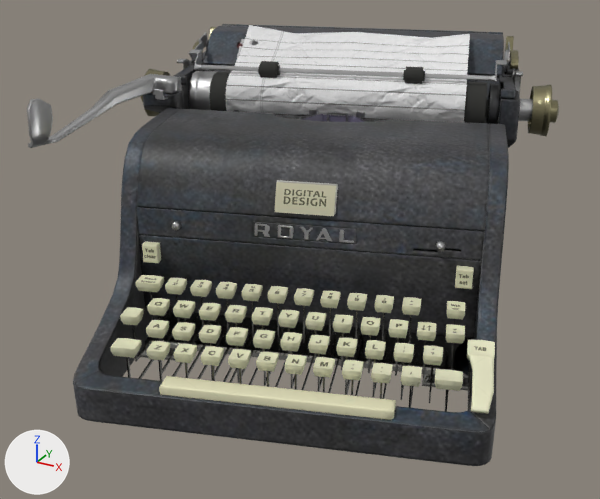
The glTF model public/typewriters/typewriter.gltf: old version first, new version second.
One viewpoint serves both versions: a 50 mm lens placed at (0.703, -1.401, 0.801), pointed at (-0.011, -0.102, 0.151). The axes (+X, +Y, +Z) are drawn at lower left. The lights are the same throughout.

The scene before the commit, as lines of its bpy script (objects in view):
```python
me_logo_royal_typewriter_label_0 = bpy.data.meshes.new('Logo_Royal_typewriter_Label_0')
me_logo_royal_typewriter_label_0.from_pydata(...)  # 40 vertices, 54 faces; spans x -2.17..2.17, y -1.0..1.0, z -0.42..0.42
me_logo_royal_typewriter_label_0.materials.append(mat_royal_typewriter_label)  # picture img_royal_typewriter_label_basecolor
me_neri_royal_typewriter_paper_0 = bpy.data.meshes.new('Neri_Royal_typewriter_Paper_0')
me_neri_royal_typewriter_paper_0.from_pydata(...)  # 133 vertices, 216 faces; spans x -10.1..10.9, y -22.1..-14.7, z 4.0..13.3
me_neri_royal_typewriter_paper_0.materials.append(mat_royal_typewriter_paper)
ob_logo_royal_typewriter_label_0 = bpy.data.objects.new('Logo_Royal_typewriter_Label_0', me_logo_royal_typewriter_label_0)
ob_logo_royal_typewriter_label_0.parent = ob_logo
ob_logo_royal_typewriter_label_0.location = (0.0, 0.0, -0.317)
ob_neri_royal_typewriter_paper_0 = bpy.data.objects.new('Neri_Royal_typewriter_Paper_0', me_neri_royal_typewriter_paper_0)
ob_neri_royal_typewriter_paper_0.parent = ob_neri
ob_neri_royal_typewriter_paper_0.location = (0.0, -0.184, -0.366)
ob_sketchfab_model = bpy.data.objects.new('Sketchfab_model', None)
ob_sketchfab_model.location = (0.0, 0.0, 0.0)
ob_sketchfab_model.rotation_euler = (-1.571, 0.0, 0.314)  # degrees (-90, 0, 18)
ob_sketchfab_model.scale = (0.0231, 0.0231, 0.0231)
# also in view: 'Neri_Royal_typewriter_Buttons_0' at (0.135, -0.36, 0.149); 'Bodymy01_17 - Default_0' at (0.003, -0.041, 0.261); 'Neri_Royal_typewriter_Metal_black_0' at (0.012, -0.066, 0.188); 'Neri_Royal_typewriter_Plastic_0' at (-0.044, 0.188, 0.352); 'Neri_Royal_typewriter_Rubber_0' at (-0.024, 0.137, 0.404)
```
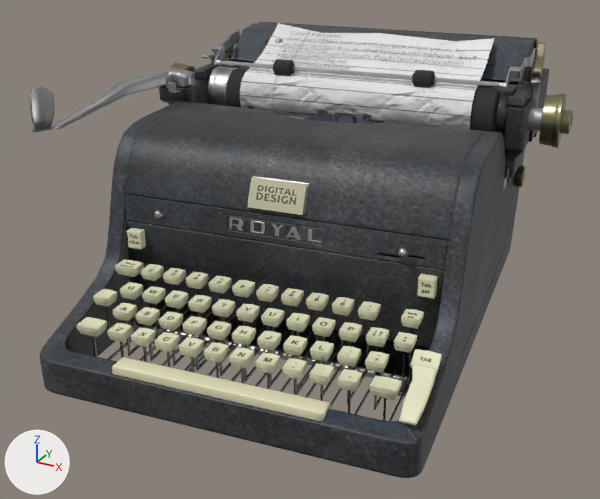
ob_sketchfab_model is not drawn itself; it is the parent of ob_typewriter_fbx.

Changed parts and their boxes [x1, y1, x2, y2] in the pictures (600 x 499 px):
'Bodymy01_17 - Default_0', turned
    before: [73, 24, 520, 466]
    after: [39, 22, 549, 478]
'Neri_Royal_typewriter_Buttons_0', turned
    before: [110, 242, 495, 420]
    after: [77, 228, 442, 426]
'Neri_Royal_typewriter_Paper_0', turned
    before: [226, 25, 470, 122]
    after: [240, 23, 495, 130]
'Neri_Royal_typewriter_Metal_black_0', turned
    before: [126, 292, 472, 412]
    after: [92, 276, 430, 421]
'Neri_Metal_Chrome_0', turned
    before: [27, 32, 533, 252]
    after: [29, 29, 543, 258]
'Neri_Royal_typewriter_Rubber_0', turned
    before: [210, 61, 490, 123]
    after: [226, 59, 501, 132]
'Neri_Royal_typewriter_Plastic_0', turned
    before: [141, 27, 559, 136]
    after: [165, 25, 573, 187]
'Logo_Royal_typewriter_Label_0', turned
    before: [275, 182, 336, 216]
    after: [247, 178, 307, 215]
'Text', turned (not visible before)
    after: [272, 31, 477, 69]
'Neri_Royal_typewriter_Tape_0', turned
    before: [300, 114, 364, 122]
    after: [303, 114, 368, 124]
'Targa_Material #51_0', turned
    before: [274, 180, 338, 215]
    after: [252, 176, 309, 214]
'Neri_Royal_typewriter_Measure_0', turned (not visible afterwards)
    before: [237, 43, 243, 48]

The change, as a list of edits to the scene's bpy script:
```text
Change ob_sketchfab_model:
    ob_sketchfab_model.rotation_euler: (-1.571, 0.0, 0.314) -> (-1.571, 0.0, 0.13)  # degrees (-90, 0, 18) -> degrees (-90, 0, 7.4)
```
